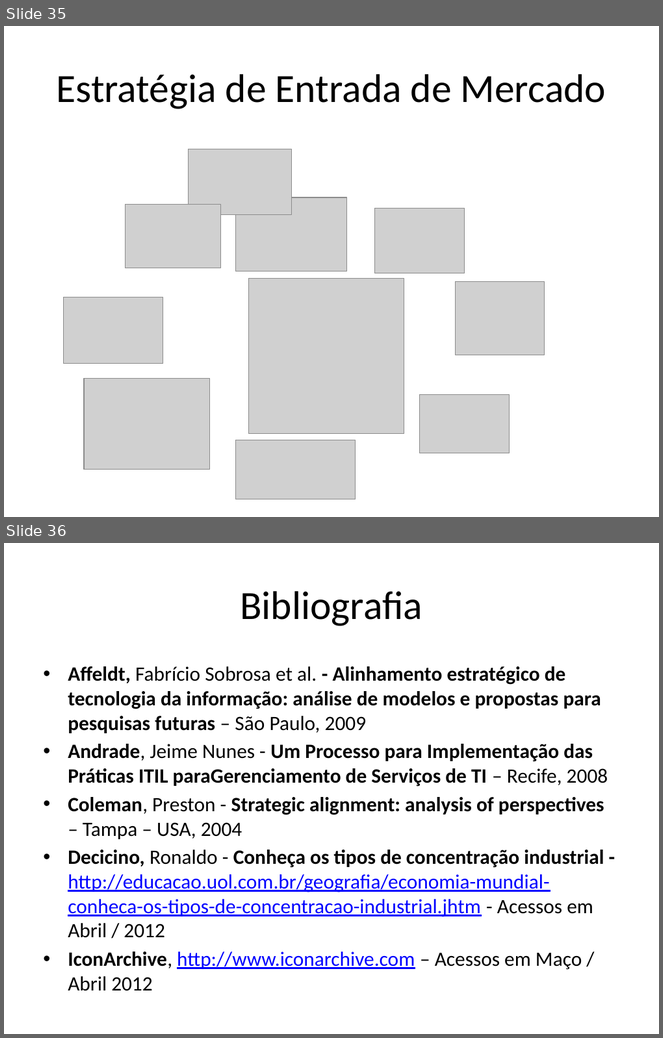
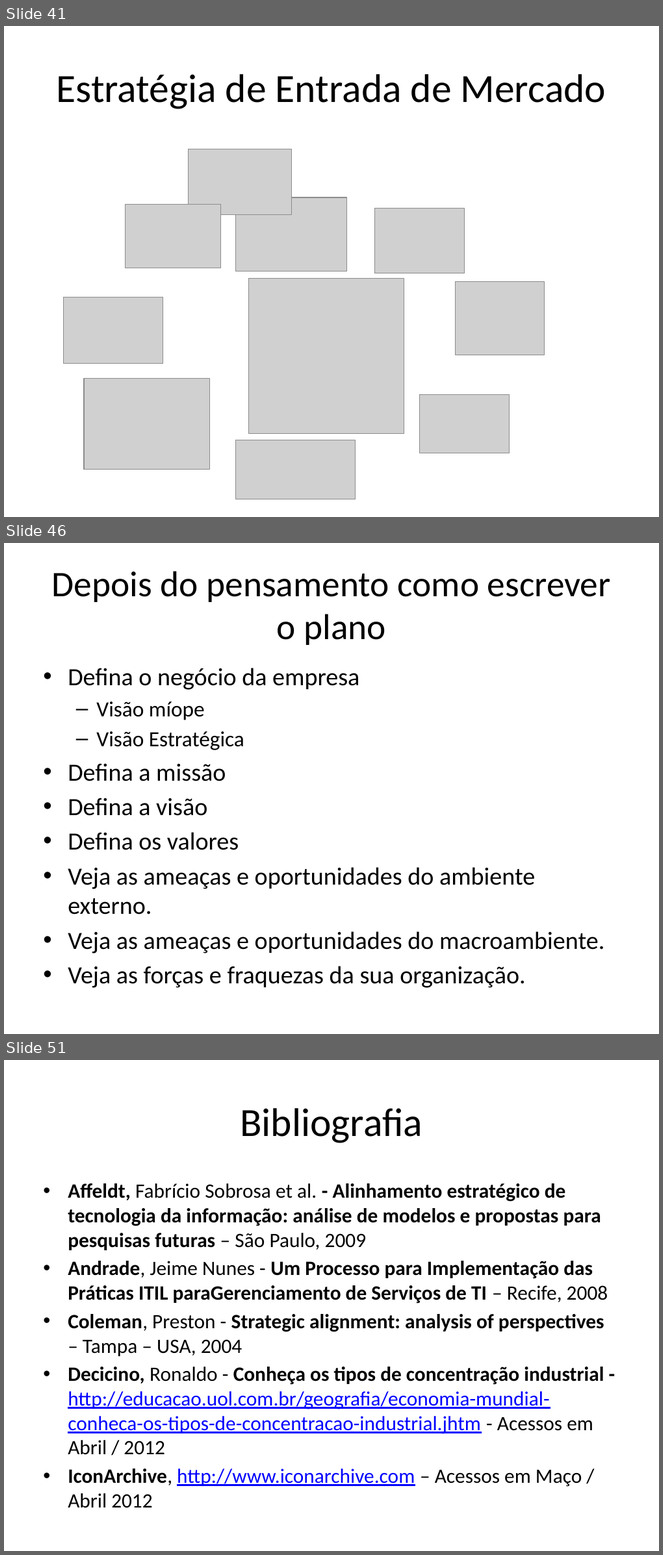
Before and after one commit to avelinoferreiragf/avelino, a slide deck: Gestao Estrategica TI/Estrategia Empresarial/Meu estudo.pptx. Shown one above the other, each under a label of ours: slides 35 and 36 before the commit, slides 41, 46 and 51 after it; the slides between them are not shown. The pictures are 663x1038 and 663x1555 pixels, drawn with LibreOffice and Linux fonts; fonts in the diff are those of the drawing; grey boxes stand for pictures. Boxes give left, top, right and bottom in pixels: in the first picture for what was removed or moved away, otherwise in the second. Text is boxed around its words. In the diff, an @@ line names an element or a change of style, - is before the commit and + after.

```diff
--- a/Gestao Estrategica TI/Estrategia Empresarial/Meu estudo.pptx
+++ b/Gestao Estrategica TI/Estrategia Empresarial/Meu estudo.pptx
@@ slide 46 added at <box>4,543,659,1034</box>, background #FFFFFF @@
@@ title added at <box>52,571,611,645</box>, 39.6 pt, text #000000 @@
+Depois do pensamento como escrever o plano
@@ text added at <box>68,668,605,988</box>, 27.2 pt, text #000000 @@
+• Defina o negócio da empresa
+  – Visão míope
+  – Visão Estratégica
+• Defina a missão
+• Defina a visão
+• Defina os valores
+• Veja as ameaças e oportunidades do ambiente externo.
+• Veja as ameaças e oportunidades do macroambiente.
+• Veja as forças e fraquezas da sua organização.
@@ what was slide 35 is now slide 41 @@
@@ what was slide 36 is now slide 51 @@
```
Also in this commit, not shown: 10 slides changed, 14 other slides added, 11 other files.
